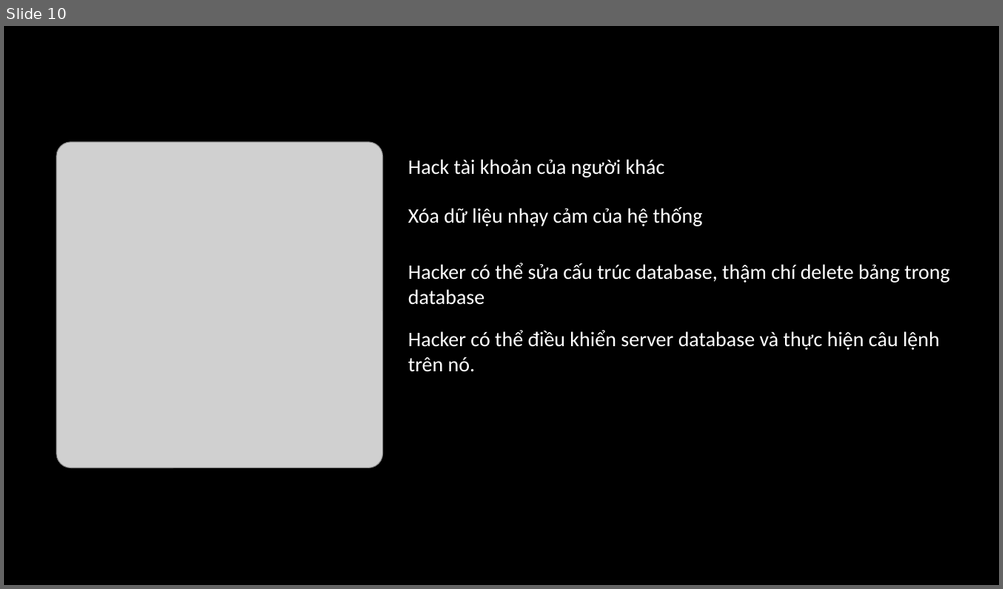
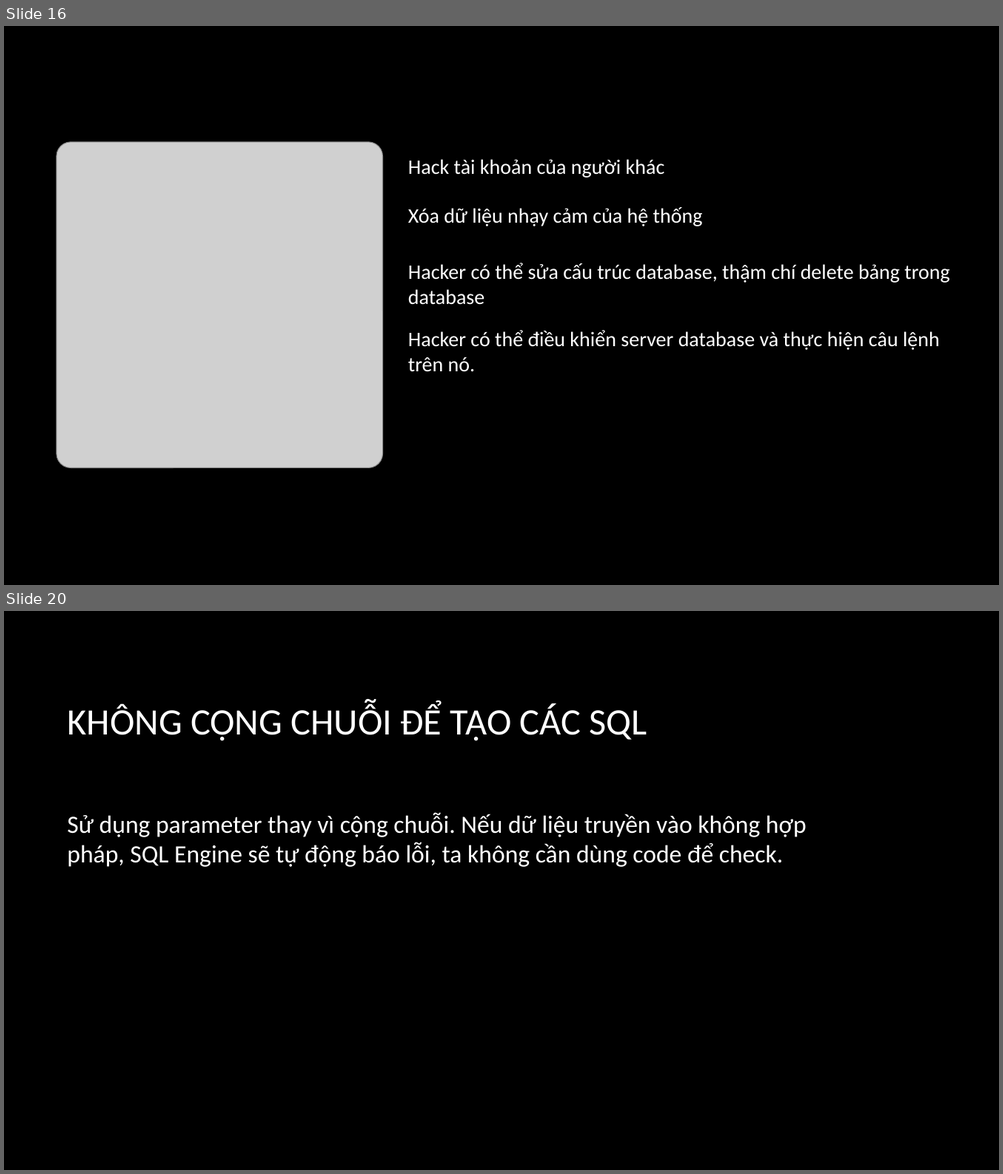
Before and after one commit to phamthanhtrungg/sql-injection, a slide deck: presentation.pptx. Shown one above the other, each under a label of ours: slide 10 before the commit, slides 16 and 20 after it; the slides between them are not shown. The pictures are 1003x589 and 1003x1174 pixels, drawn with LibreOffice and Linux fonts; fonts in the diff are those of the drawing; grey boxes stand for pictures; background and template pictures are left out. Boxes give left, top, right and bottom in pixels: in the first picture for what was removed or moved away, otherwise in the second. Text is boxed around its words. In the diff, an @@ line names an element or a change of style, - is before the commit and + after.

```diff
--- a/presentation.pptx
+++ b/presentation.pptx
@@ slide 20 added at [4,611,999,1170], background picture (left out) @@
@@ title added at [68,704,647,741], 36 pt, text #FFFFFF @@
+KHÔNG CỘNG CHUỖI ĐỂ TẠO CÁC SQL
@@ text added at [67,813,806,867], 24 pt, text #FFFFFF @@
+Sử dụng parameter thay vì cộng chuỗi. Nếu dữ liệu truyền vào không hợp pháp, SQL Engine sẽ tự động báo lỗi, ta không cần dùng code để check.
@@ what was slide 10 is now slide 16 @@
```
Also in this commit, not shown: 7 slides changed, 11 other slides added, 4 slides removed, 1 other file.
